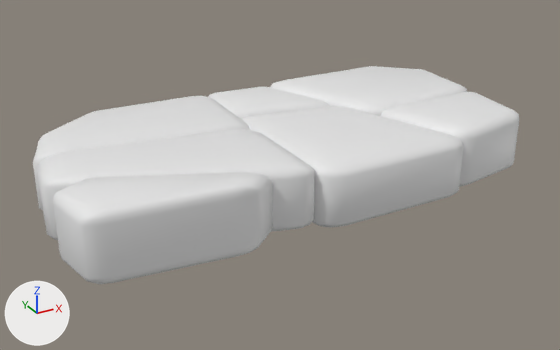
What one commit did to the Blender file assets/models/environment/moving_platform/Moving_platform.blend.
Rendered twice from a 50 mm camera at (-2.33, -4.21, 2.17) aimed at (0.02, 0.05, 0.04). Lighting does not change. The marker at lower left points along +X, +Y and +Z. Materials are left out; every surface is plain grey.

In view in the first picture: 'Moving_platform'.
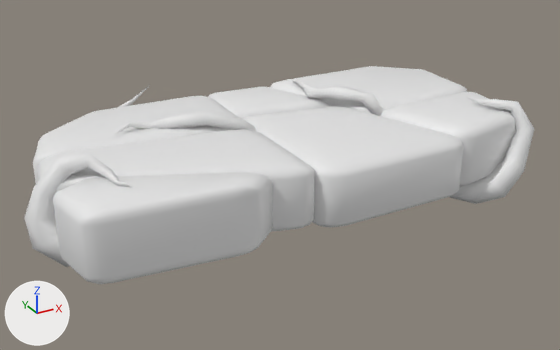
Commit message: mov platform: add vfx

What differs and where, as boxes (x1, y1, x2, y2) in the pictures (560 x 350 px):
'Moving_platform', reshaped: before (33, 66, 519, 284); after (24, 66, 534, 284)
part 1 of me_moving_platform, added: after (450, 97, 534, 204)
part 2 of me_moving_platform, added: after (117, 85, 150, 108)
part 3 of me_moving_platform, added: after (24, 152, 132, 267)
part 4 of me_moving_platform, added: after (116, 110, 256, 134)
part 5 of me_moving_platform, added: after (293, 79, 383, 116)

The edits, one by one:
me_moving_platform is used by ob_moving_platform; location (0.0, 0.0, 0.0).
me_moving_platform had 62 vertices, 45 faces and spanned x -1.61..1.66, y -0.81..0.92, z -0.01..0.44.
me_moving_platform now has 301 vertices, 299 faces and spans x -1.71..1.66, y -0.81..1.11, z -0.19..0.57.
me_moving_platform part 1: a new loose piece of 55 vertices spanning x 1.01..1.57, y -0.81..-0.3, z -0.17..0.52.
me_moving_platform part 2: a new loose piece of 55 vertices spanning x -1.23..-0.5, y 0.43..1.11, z -0.19..0.49.
me_moving_platform part 3: a new loose piece of 55 vertices spanning x -1.71..-1.2, y -0.54..-0.06, z -0.08..0.57.
me_moving_platform part 4: a new loose piece of 37 vertices spanning x -1.05..-0.1, y 0.05..0.35, z 0.32..0.55.
me_moving_platform part 5: a new loose piece of 37 vertices spanning x 0.43..0.8, y -0.09..0.79, z 0.36..0.54.
